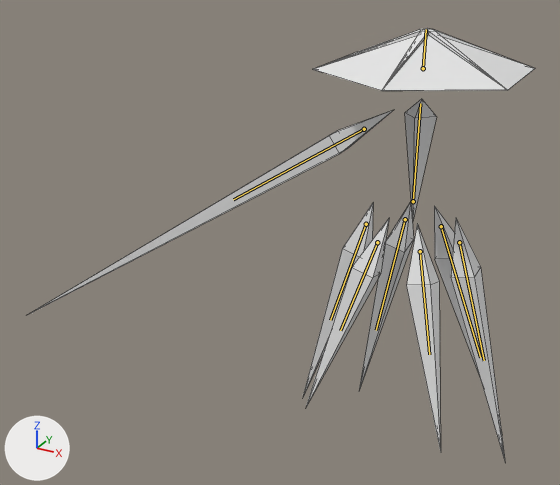
An edit to the Blender file Enemies/Clarity.blend, drawn before and after from the same camera.
Rendered twice from a 50 mm camera at (15.4, -46.3, 22.5) aimed at (-12.5, 4.4, -2.8). The axes (+X, +Y, +Z) are drawn at lower left. The lights are the same throughout. The older version comes first. The bones that bend it are drawn over the model as lines. Mesh edges are drawn as thin lines.

In view in the first picture: 'Arm', 'BackLeft', 'BackRight', 'Center', 'FrontLeft', 'FrontRight', 'Hat', 'MiddleLeft', 'MiddleRight'.
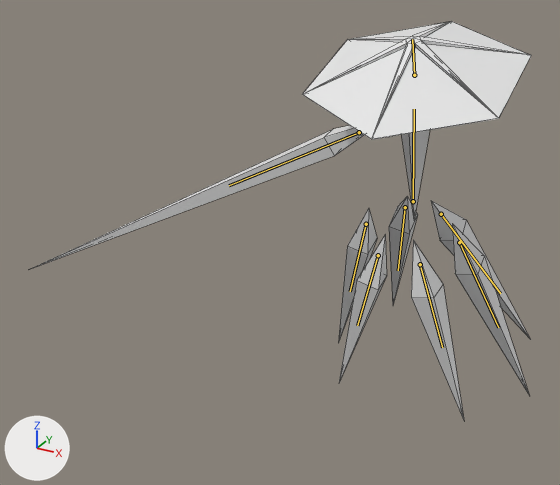
The newer file adds an action. The first version stands in its rest pose; the second is drawn at frame 0 of the action 'WalkForward'.

Location of each change, [x1, y1, x2, y2] in pixels of the pictures (560 x 485 px):
'Hat', posed (89% taller): before [313, 29, 535, 91]; after [302, 21, 531, 139]
'Arm', posed (8% narrower, 29% shorter): before [31, 110, 393, 313]; after [31, 126, 364, 269]
'MiddleLeft', posed (42% wider, 29% shorter): before [451, 219, 505, 460]; after [452, 224, 529, 394]
'FrontLeft', posed (50% wider, 22% shorter): before [406, 224, 441, 453]; after [411, 240, 464, 419]
'FrontRight', posed (42% narrower, 22% shorter): before [306, 219, 389, 406]; after [339, 236, 387, 382]
'MiddleRight', posed (44% narrower, 31% shorter): before [302, 204, 373, 398]; after [338, 209, 377, 343]
'BackRight', posed (46% narrower, 43% shorter): before [359, 202, 414, 390]; after [389, 197, 418, 303]
'BackLeft', posed: before [434, 206, 480, 376]; after [431, 201, 530, 338]
'Center', posed: before [405, 99, 436, 220]; after [402, 130, 430, 218]
bone 'Center', root to tip: before (413, 201) to (420, 103); after (413, 201) to (414, 109)
bone 'Hat', root to tip: before (423, 68) to (426, 29); after (414, 75) to (412, 39)
bone 'Arm', root to tip: before (364, 129) to (233, 199); after (359, 132) to (229, 185)
bone 'Middle.L', root to tip: before (459, 242) to (484, 360); after (459, 242) to (498, 327)
bone 'Front.L', root to tip: before (420, 251) to (429, 354); after (420, 264) to (442, 347)
bone 'Back.L', root to tip: before (441, 226) to (480, 357); after (441, 214) to (500, 293)
bone 'Middle.R', root to tip: before (366, 224) to (330, 320); after (366, 224) to (350, 291)
bone 'Front.R', root to tip: before (377, 242) to (340, 330); after (378, 255) to (357, 325)
bone 'Back.R', root to tip: before (405, 219) to (376, 330); after (405, 207) to (398, 270)

The change in detail:
Bone 'Center' (bone_center) turns from (0, 0, 0) to (10, 0, 0) degrees about its own x, y and z.
Bone 'Hat' (bone_hat) turns from (0, 0, 0) to (10, 0, 0) degrees about its own x, y and z.
Bone 'Arm' (bone_arm) turns from (0, 0, 0) to (0, 0, -5) degrees about its own x, y and z.
Bone 'Middle.L' (bone_middle_l) moves from (0.0, 0.0, 0.0) to (-0.01, -0.03, 0.02).
Bone 'Middle.L' (bone_middle_l) turns from (0, 0, 0) to (-24, 7, -2) degrees about its own x, y and z.
Bone 'Front.L' (bone_front_l) moves from (0.0, 0.0, 0.0) to (0.26, 0.88, -0.46).
Bone 'Front.L' (bone_front_l) turns from (0, 0, 0) to (-24, 6, -3) degrees about its own x, y and z.
Bone 'Back.L' (bone_back_l) moves from (0.0, 0.0, 0.0) to (-0.25, -0.96, -0.06).
Bone 'Back.L' (bone_back_l) turns from (0, 0, 0) to (-24, 6, 1) degrees about its own x, y and z.
Bone 'Middle.R' (bone_middle_r) moves from (0.0, 0.0, 0.0) to (0.01, -0.03, 0.02).
Bone 'Middle.R' (bone_middle_r) turns from (0, 0, 0) to (-24, -7, 2) degrees about its own x, y and z.
Bone 'Front.R' (bone_front_r) moves from (0.0, 0.0, 0.0) to (-0.26, 0.88, -0.46).
Bone 'Front.R' (bone_front_r) turns from (0, 0, 0) to (-24, -6, 3) degrees about its own x, y and z.
Bone 'Back.R' (bone_back_r) moves from (0.0, 0.0, 0.0) to (0.25, -0.96, -0.06).
Bone 'Back.R' (bone_back_r) turns from (0, 0, 0) to (-24, -6, -1) degrees about its own x, y and z.
